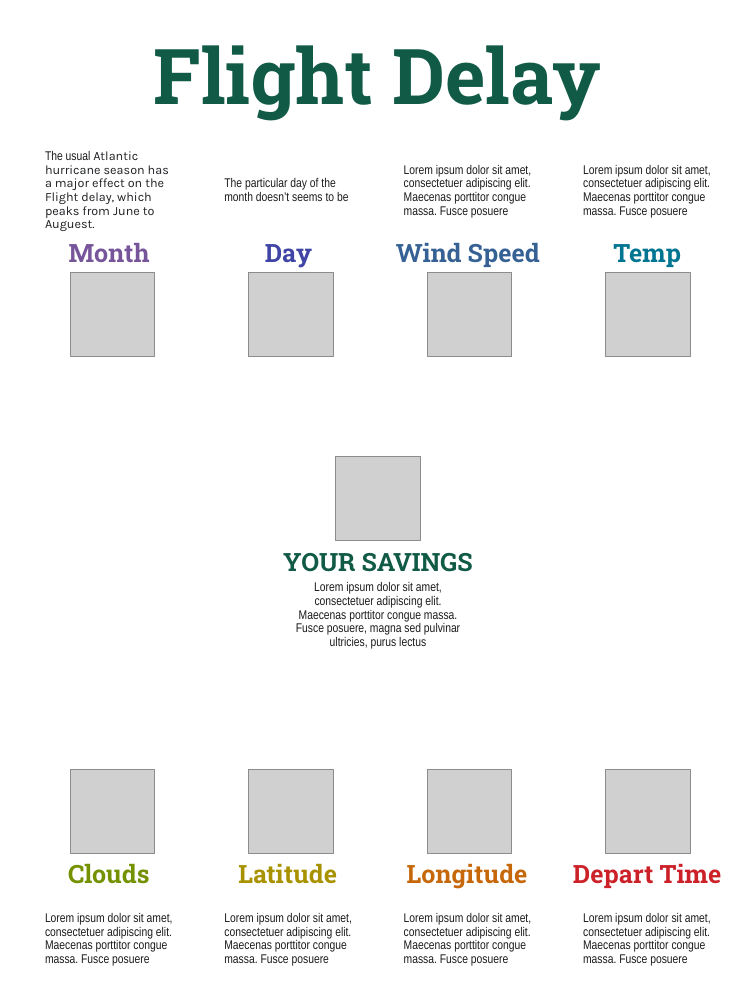
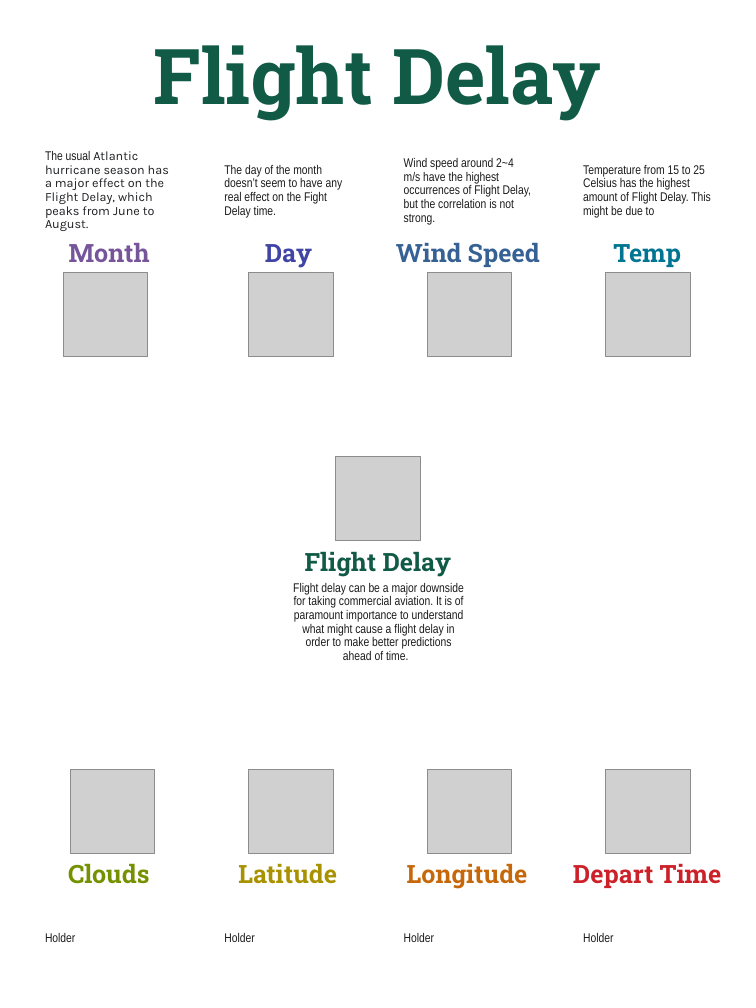
Before and after one commit to jasonshi5310/cse564FinalProject, a slide deck: slide 1 of poster/Flight Delay.pptx. Drawn at 756x1008 pixels with LibreOffice and Linux fonts; fonts in the diff are those of the drawing; grey boxes stand for pictures; background and template pictures are left out. Boxes give left, top, right and bottom in pixels: in the first picture for what was removed or moved away, otherwise in the second. Text is boxed around its words. In the diff, an @@ line names an element or a change of style, - is before the commit and + after.

```diff
--- a/poster/Flight Delay.pptx
+++ b/poster/Flight Delay.pptx
@@ text at bbox=[45, 151, 169, 231]: text changed @@
-The usual Atlantic hurricane season has a major effect on the Flight delay, which peaks from June to Auguest.
+The usual Atlantic hurricane season has a major effect on the Flight Delay, which peaks from June to August.
@@ text at bbox=[224, 165, 343, 218]: text changed @@
-The particular day of the month doesn’t seems to be
+The day of the month doesn’t seem to have any real effect on the Fight Delay time.
@@ text at bbox=[404, 158, 532, 224]: text changed @@
-Lorem ipsum dolor sit amet, consectetuer adipiscing elit. Maecenas porttitor congue massa. Fusce posuere
+Wind speed around 2~4 m/s have the highest occurrences of Flight Delay, but the correlation is not strong.
@@ text at bbox=[583, 165, 711, 218]: text changed @@
-Lorem ipsum dolor sit amet, consectetuer adipiscing elit. Maecenas porttitor congue massa. Fusce posuere
+Temperature from 15 to 25 Celsius has the highest amount of Flight Delay. This might be due to
@@ picture: place and size @@
-picture at bbox=[71, 272, 155, 357]
+picture at bbox=[64, 272, 148, 357]
@@ text at bbox=[305, 551, 452, 577]: text changed @@
-YOUR SAVINGS
+Flight Delay
@@ text added at bbox=[293, 583, 464, 660], 9 pt, text #1A1A1A @@
+Flight delay can be a major downside for taking commercial aviation. It is of paramount importance to understand what might cause a flight delay in order to make better predictions ahead of time.
@@ text removed at bbox=[296, 582, 460, 649] @@
-Lorem ipsum dolor sit amet, consectetuer adipiscing elit. Maecenas porttitor congue massa. Fusce posuere, magna sed pulvinar ultricies, purus lectus
@@ text at bbox=[45, 933, 75, 942]: text changed @@
-Lorem ipsum dolor sit amet, consectetuer adipiscing elit. Maecenas porttitor congue massa. Fusce posuere
+Holder
@@ text at bbox=[224, 933, 254, 942]: text changed @@
-Lorem ipsum dolor sit amet, consectetuer adipiscing elit. Maecenas porttitor congue massa. Fusce posuere
+Holder
@@ text at bbox=[404, 933, 434, 942]: text changed @@
-Lorem ipsum dolor sit amet, consectetuer adipiscing elit. Maecenas porttitor congue massa. Fusce posuere
+Holder
@@ text at bbox=[583, 933, 613, 942]: text changed @@
-Lorem ipsum dolor sit amet, consectetuer adipiscing elit. Maecenas porttitor congue massa. Fusce posuere
+Holder
```
Also in this commit, not shown: 4 other files.
